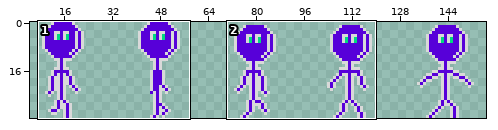
File history of a sprite sheet, assets/dummy/character_walking.png. Above: a wide view before the commit, with the close-up outlined.
Close-up. The starting point:
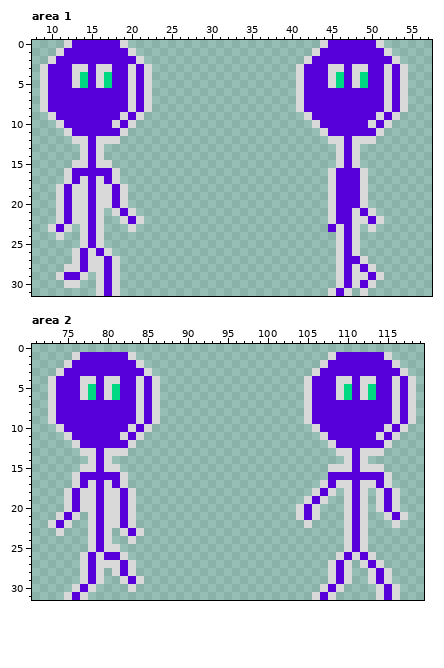
The file is 160x32 pixels. Colours within 5 levels of each other are drawn and written as one. Shown: area 1: x 8..57, y 0..31; area 2: x 71..119, y 0..31. The wide view leaves out empty margins. The commit also changed other parts of the picture, which this record leaves out.
And afterwards:
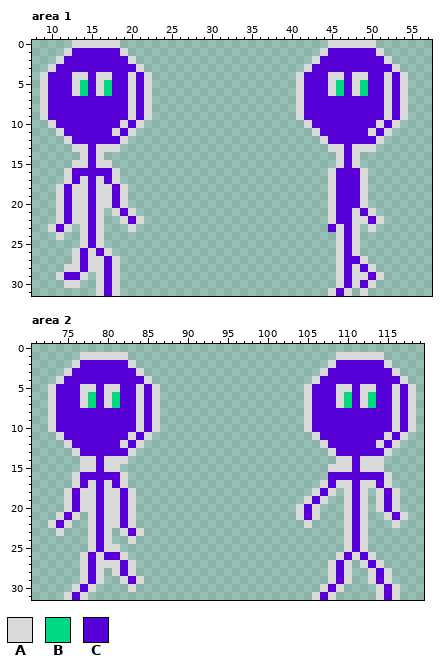
Palette (. is transparent): A #d9d9d9  B #00d981  C #5700d9
The edit:
Changed rows in their new state; - is an unchanged pixel.
Area 1:
first column x 9:
 0 ---.AAAAAA.------------------------.AAAAAA.---
 1 --.A------A.----------------------.A------A.--
 2 -.A--------A.--------------------.A--------A.-
 3 .A--CC-CC--CA.------------------.A--CC-CC--CA.
 4 -----A--A----------------------------A--A-----
 6 ----AB-AB---------------------------AB-AB-----
 9 AC--------CACA------------------AC--------CACA
10 -AC------CACA--------------------AC------CACA-
11 --AC-----ACA----------------------AC-----ACA--
12 ---ACC-CCCA------------------------ACC-CCCA---
13 ----A---AA--------------------------A---AA----
Area 2:
first column x 73:
 1 ---.AAAAAA.------------------------.AAAAAA.---
 2 --.A------A.----------------------.A------A.--
 3 -.A--------A.--------------------.A--------A.-
 4 .A--CC-CC--CA.------------------.A--CC-CC--CA.
 5 -----A--A----------------------------A--A-----
 7 ----AB-AB---------------------------AB-AB-----
10 AC--------CACA------------------AC--------CACA
11 -AC------CACA--------------------AC------CACA-
12 --AC-----ACA----------------------AC-----ACA--
13 ---ACC-CCCA------------------------ACC-CCCA---
14 ----A---AA--------------------------A---AA----
Pixel boxes of the changes (left, top, right, bottom) in both close-ups:
changed: (40, 40, 152, 152)
changed: (296, 40, 408, 152)
changed: (48, 352, 160, 464)
changed: (304, 352, 416, 464)
